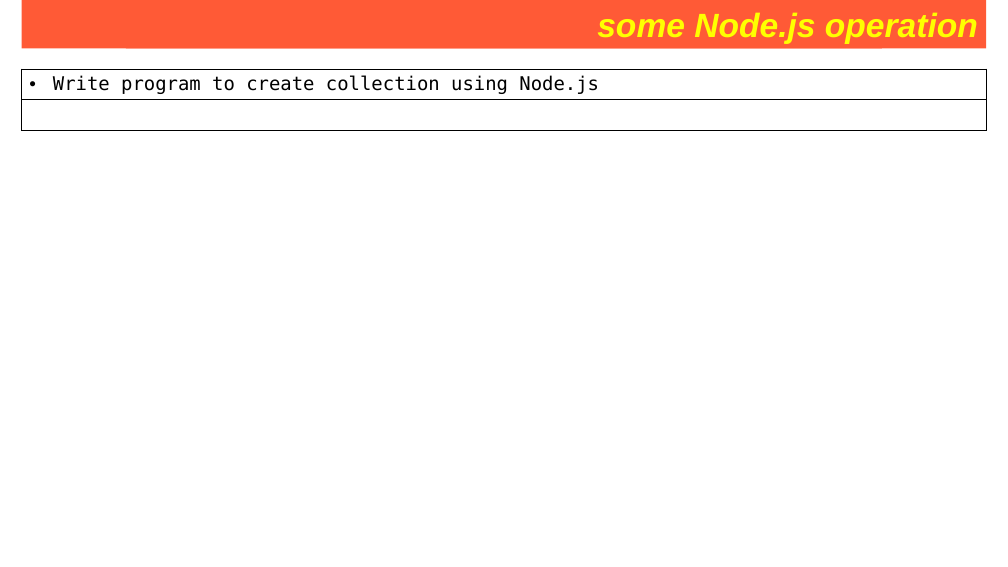
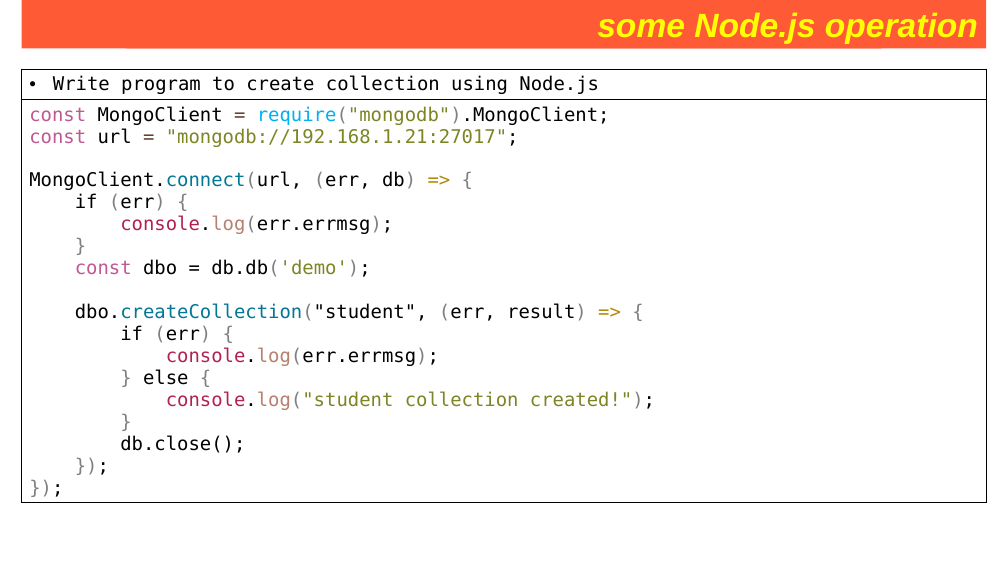
Before and after one commit to Saleel-Bagde/PPT-s, a slide deck: slide 248 of MongoDB PPT.pptx. Drawn at 1008x567 pixels with LibreOffice and Linux fonts; fonts in the diff are those of the drawing. Boxes give left, top, right and bottom in pixels: in the first picture for what was removed or moved away, otherwise in the second. Text is boxed around its words. In the diff, an @@ line names an element or a change of style, - is before the commit and + after.

```diff
--- a/MongoDB PPT.pptx
+++ b/MongoDB PPT.pptx
@@ table at box(22, 70, 987, 516) @@
@@ row 2, column 1: "" to "const MongoClient = require("mongodb").MongoClient; / const url = "mongodb://192.168.1.21:27017"; / MongoClient.connect(url, (err, db) => { / if (err) { / console.log(err.errmsg); / } / const dbo = db.db('demo'); / dbo.createCollection("student", (err, result) => { / if (err) { / console.log(err.errmsg); / } else { / console.log("student collection created!"); / } / db.close(); / }); / });" @@
```
